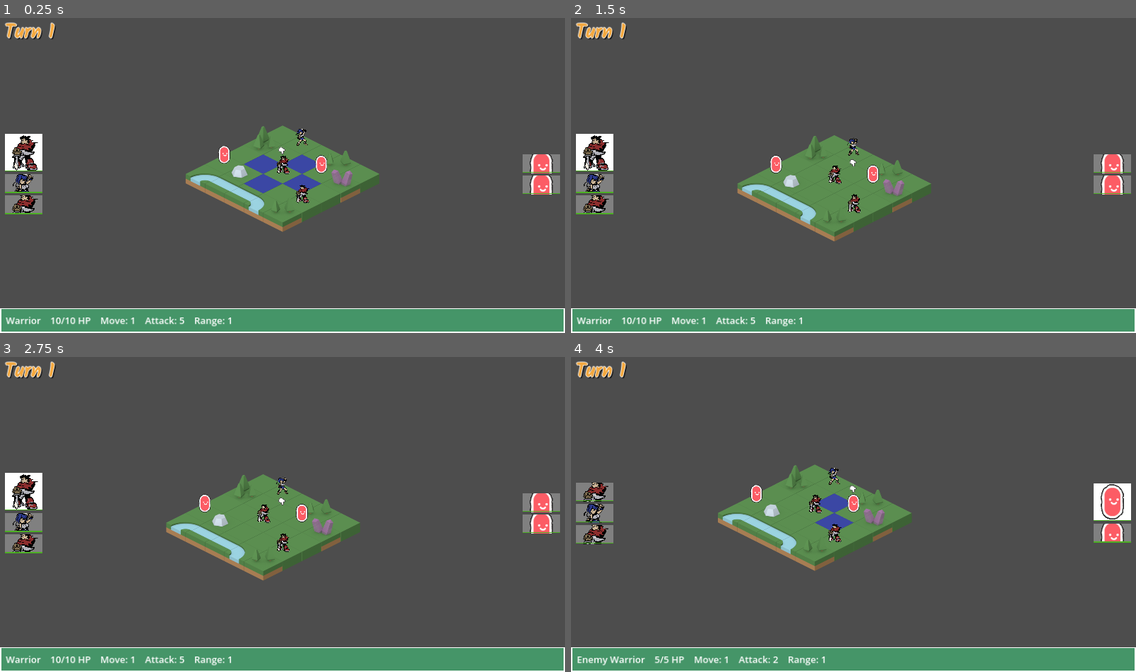
Above: before the commit, frames 1-4 (two rows, left to right).
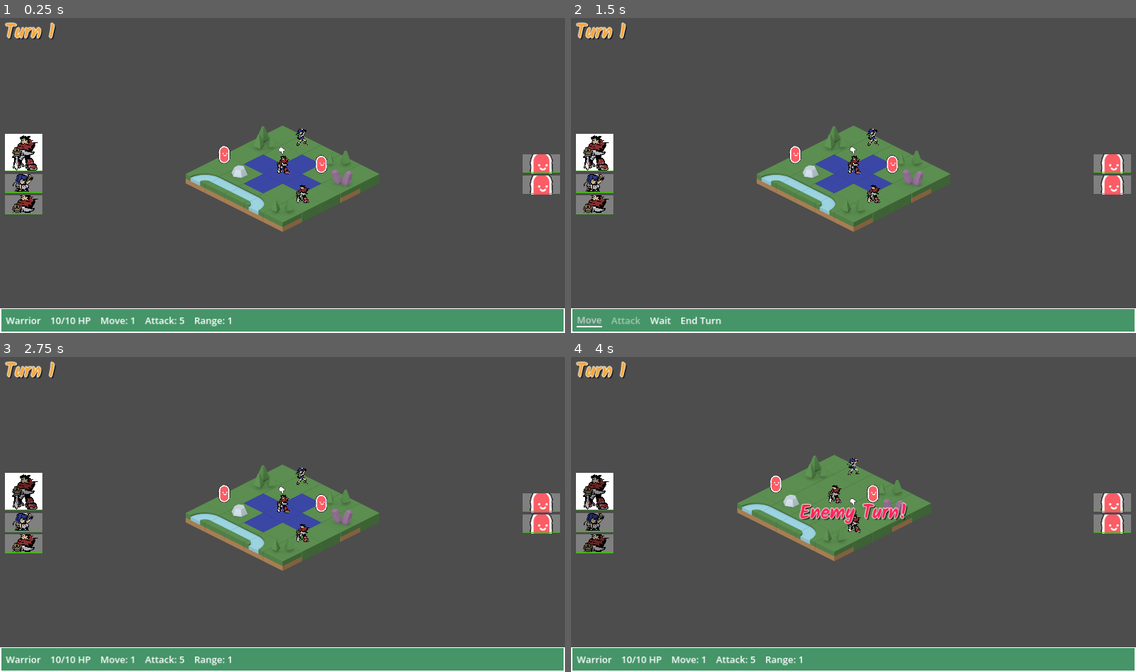
Above: after the commit, the same moments.

Repository: CreatedBySeb/godot-test
Game: Godot game, scene res://scenes/game.tscn
The game is run twice, just before and just after one commit, with the same random seed, the same clock (stepped at 60 frames per second) and the same inputs.
Inputs (mouse positions are in pixels of both pictures, inside the frame that each line leads up to):
- Up to frame 1 (0.25 s): no input
- Up to frame 2 (1.5 s): tap Enter (select, bound only after the commit) at 0.5, 0.8 s; move the mouse to (977, 159) at 0.52 s; hold Right (cursor_right) 0.53-1.25 s; click (977, 159) at 0.6 s; click (587, 320) at 1.25 s, where only the run after the commit has a clickable "Move"
- Up to frame 3 (2.75 s): click (90, 659) at 2 s, where only the run after the commit has a clickable "Wait"
- Up to frame 4 (4 s): tap Space at 2.75 s; move the mouse to (740, 530) at 2.77 s; hold Down (cursor_down) 2.78-3.5 s; tap Enter (select, bound only after the commit) at 2.85 s; click (740, 530) at 3.05 s; click (700, 659) at 3.5 s, where only the run after the commit has a clickable "End Turn"

The runs differ from the first frame. In frame 1, 0.2% of the frame differs, in the area x 46-54%, y 41-53%; in frame 2, 5.6%; in frame 3, 5.3%; in frame 4, 8.0%, in the area x 0-100%, y 31-98%.

Commit message:
Rework controls to use menus

Diff:
--- a/hud_regular_theme.tres
+++ b/hud_regular_theme.tres
@@ -1,4 +1,27 @@
-[gd_resource type="Theme" load_steps=2 format=3 uid="uid://588lbdpfgc1c"]
+[gd_resource type="Theme" load_steps=7 format=3 uid="uid://588lbdpfgc1c"]
+
+[sub_resource type="StyleBoxEmpty" id="StyleBoxEmpty_m4vc0"]
+
+[sub_resource type="StyleBoxFlat" id="StyleBoxFlat_kw71l"]
+bg_color = Color(1, 1, 1, 0)
+border_width_bottom = 4
+border_color = Color(1, 1, 1, 1)
+expand_margin_left = 4.0
+expand_margin_top = 4.0
+expand_margin_right = 4.0
+expand_margin_bottom = 4.0
+
+[sub_resource type="StyleBoxFlat" id="StyleBoxFlat_uljh4"]
+bg_color = Color(1, 1, 1, 0)
+border_width_bottom = 4
+border_color = Color(1, 1, 1, 1)
+
+[sub_resource type="StyleBoxEmpty" id="StyleBoxEmpty_qft8f"]
+
+[sub_resource type="StyleBoxFlat" id="StyleBoxFlat_iudux"]
+bg_color = Color(1, 1, 1, 0)
+border_width_bottom = 4
+border_color = Color(1, 1, 1, 1)
 
 [sub_resource type="StyleBoxFlat" id="StyleBoxFlat_lbfxv"]
 bg_color = Color(0.270588, 0.584314, 0.407843, 1)
@@ -10,6 +33,14 @@
 
 [resource]
 default_font_size = 32
+Button/colors/font_color = Color(1, 1, 1, 1)
+Button/colors/font_disabled_color = Color(1, 1, 1, 0.498039)
+Button/colors/font_pressed_color = Color(0.8, 0.8, 0.8, 1)
+Button/styles/disabled = SubResource("StyleBoxEmpty_m4vc0")
+Button/styles/focus = SubResource("StyleBoxFlat_kw71l")
+Button/styles/hover = SubResource("StyleBoxFlat_uljh4")
+Button/styles/normal = SubResource("StyleBoxEmpty_qft8f")
+Button/styles/pressed = SubResource("StyleBoxFlat_iudux")
 HBoxContainer/constants/separation = 32
 MarginContainer/constants/margin_bottom = 16
 MarginContainer/constants/margin_left = 16
--- a/project.godot
+++ b/project.godot
@@ -30,6 +30,45 @@
 
 [input]
 
+ui_select={
+"deadzone": 0.5,
+"events": [Object(InputEventJoypadButton,"resource_local_to_scene":false,"resource_name":"","device":0,"button_index":3,"pressure":0.0,"pressed":false,"script":null)
+, Object(InputEventKey,"resource_local_to_scene":false,"resource_name":"","device":0,"window_id":0,"alt_pressed":false,"shift_pressed":false,"ctrl_pressed":false,"meta_pressed":false,"pressed":false,"keycode":32,"physical_keycode":0,"key_label":0,"unicode":32,"echo":false,"script":null)
+, Object(InputEventKey,"resource_local_to_scene":false,"resource_name":"","device":-1,"window_id":0,"alt_pressed":false,"shift_pressed":false,"ctrl_pressed":false,"meta_pressed":false,"pressed":false,"keycode":4194309,"physical_keycode":0,"key_label":0,"unicode":0,"echo":false,"script":null)
+]
+}
+ui_left={
+"deadzone": 0.5,
+"events": [Object(InputEventKey,"resource_local_to_scene":false,"resource_name":"","device":0,"window_id":0,"alt_pressed":false,"shift_pressed":false,"ctrl_pressed":false,"meta_pressed":false,"pressed":false,"keycode":4194319,"physical_keycode":0,"key_label":0,"unicode":0,"echo":false,"script":null)
+, Object(InputEventJoypadButton,"resource_local_to_scene":false,"resource_name":"","device":0,"button_index":13,"pressure":0.0,"pressed":false,"script":null)
+, Object(InputEventJoypadMotion,"resource_local_to_scene":false,"resource_name":"","device":0,"axis":0,"axis_value":-1.0,"script":null)
+, Object(InputEventKey,"resource_local_to_scene":false,"resource_name":"","device":-1,"window_id":0,"alt_pressed":false,"shift_pressed":false,"ctrl_pressed":false,"meta_pressed":false,"pressed":false,"keycode":0,"physical_keycode":65,"key_label":0,"unicode":97,"echo":false,"script":null)
+]
+}
+ui_right={
+"deadzone": 0.5,
+"events": [Object(InputEventKey,"resource_local_to_scene":false,"resource_name":"","device":0,"window_id":0,"alt_pressed":false,"shift_pressed":false,"ctrl_pressed":false,"meta_pressed":false,"pressed":false,"keycode":4194321,"physical_keycode":0,"key_label":0,"unicode":0,"echo":false,"script":null)
+, Object(InputEventJoypadButton,"resource_local_to_scene":false,"resource_name":"","device":0,"button_index":14,"pressure":0.0,"pressed":false,"script":null)
+, Object(InputEventJoypadMotion,"resource_local_to_scene":false,"resource_name":"","device":0,"axis":0,"axis_value":1.0,"script":null)
+, Object(InputEventKey,"resource_local_to_scene":false,"resource_name":"","device":-1,"window_id":0,"alt_pressed":false,"shift_pressed":false,"ctrl_pressed":false,"meta_pressed":false,"pressed":false,"keycode":0,"physical_keycode":68,"key_label":0,"unicode":100,"echo":false,"script":null)
+]
+}
+ui_up={
+"deadzone": 0.5,
+"events": [Object(InputEventKey,"resource_local_to_scene":false,"resource_name":"","device":0,"window_id":0,"alt_pressed":false,"shift_pressed":false,"ctrl_pressed":false,"meta_pressed":false,"pressed":false,"keycode":4194320,"physical_keycode":0,"key_label":0,"unicode":0,"echo":false,"script":null)
+, Object(InputEventJoypadButton,"resource_local_to_scene":false,"resource_name":"","device":0,"button_index":11,"pressure":0.0,"pressed":false,"script":null)
+, Object(InputEventJoypadMotion,"resource_local_to_scene":false,"resource_name":"","device":0,"axis":1,"axis_value":-1.0,"script":null)
+, Object(InputEventKey,"resource_local_to_scene":false,"resource_name":"","device":-1,"window_id":0,"alt_pressed":false,"shift_pressed":false,"ctrl_pressed":false,"meta_pressed":false,"pressed":false,"keycode":0,"physical_keycode":87,"key_label":0,"unicode":119,"echo":false,"script":null)
+]
+}
+ui_down={
+"deadzone": 0.5,
+"events": [Object(InputEventKey,"resource_local_to_scene":false,"resource_name":"","device":0,"window_id":0,"alt_pressed":false,"shift_pressed":false,"ctrl_pressed":false,"meta_pressed":false,"pressed":false,"keycode":4194322,"physical_keycode":0,"key_label":0,"unicode":0,"echo":false,"script":null)
+, Object(InputEventJoypadButton,"resource_local_to_scene":false,"resource_name":"","device":0,"button_index":12,"pressure":0.0,"pressed":false,"script":null)
+, Object(InputEventJoypadMotion,"resource_local_to_scene":false,"resource_name":"","device":0,"axis":1,"axis_value":1.0,"script":null)
+, Object(InputEventKey,"resource_local_to_scene":false,"resource_name":"","device":-1,"window_id":0,"alt_pressed":false,"shift_pressed":false,"ctrl_pressed":false,"meta_pressed":false,"pressed":false,"keycode":0,"physical_keycode":83,"key_label":0,"unicode":115,"echo":false,"script":null)
+]
+}
 select_prev_unit={
 "deadzone": 0.5,
 "events": [Object(InputEventKey,"resource_local_to_scene":false,"resource_name":"","device":-1,"window_id":0,"alt_pressed":false,"shift_pressed":false,"ctrl_pressed":false,"meta_pressed":false,"pressed":false,"keycode":0,"physical_keycode":81,"key_label":0,"unicode":113,"echo":false,"script":null)
@@ -45,7 +84,7 @@
 "events": [Object(InputEventMouseButton,"resource_local_to_scene":false,"resource_name":"","device":-1,"window_id":0,"a …(257 unchanged characters)…
 ]
 }
-end_turn={
+cancel={
 "deadzone": 0.5,
 "events": [Object(InputEventKey,"resource_local_to_scene":false,"resource_name":"","device":-1,"window_id":0,"alt_press …(182 unchanged characters)…
 ]
@@ -86,6 +125,11 @@
 , Object(InputEventKey,"resource_local_to_scene":false,"resource_name":"","device":-1,"window_id":0,"alt_pressed":false,"shift_pressed":false,"ctrl_pressed":false,"meta_pressed":false,"pressed":false,"keycode":0,"physical_keycode":68,"key_label":0,"unicode":100,"echo":false,"script":null)
 ]
 }
+select={
+"deadzone": 0.5,
+"events": [Object(InputEventKey,"resource_local_to_scene":false,"resource_name":"","device":-1,"window_id":0,"alt_pressed":false,"shift_pressed":false,"ctrl_pressed":false,"meta_pressed":false,"pressed":false,"keycode":0,"physical_keycode":4194309,"key_label":0,"unicode":0,"echo":false,"script":null)
+]
+}
 
 [rendering]
 
--- a/scenes/damage_number.tscn
+++ b/scenes/damage_number.tscn
@@ -56,9 +56,9 @@
 }
 
 [node name="DamageNumber" type="Label"]
-offset_left = -40.0
+offset_left = -42.0
 offset_top = -26.0
-offset_right = 40.0
+offset_right = 38.0
 offset_bottom = 26.0
 theme = ExtResource("1_na3i6")
 theme_override_font_sizes/font_size = 32
--- a/scenes/hud.tscn
+++ b/scenes/hud.tscn
@@ -151,7 +151,7 @@
 size_flags_vertical = 4
 theme_override_constants/separation = 8
 
-[node name="PanelContainer" type="PanelContainer" parent="."]
+[node name="UnitInfo" type="PanelContainer" parent="."]
 anchors_preset = 12
 anchor_top = 1.0
 anchor_right = 1.0
@@ -162,43 +162,93 @@
 size_flags_vertical = 8
 theme = ExtResource("3_sjp1m")
 
-[node name="MarginContainer" type="MarginContainer" parent="PanelContainer"]
-layout_mode = 2
-theme = ExtResource("3_sjp1m")
-
-[node name="HBoxContainer" type="HBoxContainer" parent="PanelContainer/MarginContainer"]
-layout_mode = 2
-theme = ExtResource("3_sjp1m")
-
-[node name="UnitName" type="Label" parent="PanelContainer/MarginContainer/HBoxContainer"]
+[node name="MarginContainer" type="MarginContainer" parent="UnitInfo"]
+layout_mode = 2
+theme = ExtResource("3_sjp1m")
+
+[node name="HBoxContainer" type="HBoxContainer" parent="UnitInfo/MarginContainer"]
+layout_mode = 2
+theme = ExtResource("3_sjp1m")
+
+[node name="UnitName" type="Label" parent="UnitInfo/MarginContainer/HBoxContainer"]
 unique_name_in_owner = true
 layout_mode = 2
 theme = ExtResource("3_sjp1m")
 text = "Unit Name"
 
-[node name="UnitHealth" type="Label" parent="PanelContainer/MarginContainer/HBoxContainer"]
+[node name="UnitHealth" type="Label" parent="UnitInfo/MarginContainer/HBoxContainer"]
 unique_name_in_owner = true
 layout_mode = 2
 theme = ExtResource("3_sjp1m")
 text = "10/10 HP"
 
-[node name="UnitMoveRange" type="Label" parent="PanelContainer/MarginContainer/HBoxContainer"]
+[node name="UnitMoveRange" type="Label" parent="UnitInfo/MarginContainer/HBoxContainer"]
 unique_name_in_owner = true
 layout_mode = 2
 theme = ExtResource("3_sjp1m")
 text = "Move: 1"
 
-[node name="UnitAttack" type="Label" parent="PanelContainer/MarginContainer/HBoxContainer"]
+[node name="UnitAttack" type="Label" parent="UnitInfo/MarginContainer/HBoxContainer"]
 unique_name_in_owner = true
 layout_mode = 2
 theme = ExtResource("3_sjp1m")
 text = "Attack: 5"
 
-[node name="UnitAttackRange" type="Label" parent="PanelContainer/MarginContainer/HBoxContainer"]
+[node name="UnitAttackRange" type="Label" parent="UnitInfo/MarginContainer/HBoxContainer"]
 unique_name_in_owner = true
 layout_mode = 2
 theme = ExtResource("3_sjp1m")
 text = "Range: 1"
+
+[node name="ActionMenu" type="PanelContainer" parent="."]
+visible = false
+anchors_preset = 12
+anchor_top = 1.0
+anchor_right = 1.0
+anchor_bottom = 1.0
+offset_top = -4.0
+grow_horizontal = 2
+grow_vertical = 0
+size_flags_vertical = 8
+theme = ExtResource("3_sjp1m")
+
+[node name="MarginContainer" type="MarginContainer" parent="ActionMenu"]
+layout_mode = 2
+theme = ExtResource("3_sjp1m")
+
+[node name="HBoxContainer" type="HBoxContainer" parent="ActionMenu/MarginContainer"]
+layout_mode = 2
+theme = ExtResource("3_sjp1m")
+
+[node name="ButtonMove" type="Button" parent="ActionMenu/MarginContainer/HBoxContainer"]
+unique_name_in_owner = true
+layout_mode = 2
+focus_neighbor_left = NodePath("../ButtonEndTurn")
+focus_neighbor_right = NodePath("../ButtonAttack")
+toggle_mode = true
+text = "Move"
+
+[node name="ButtonAttack" type="Button" parent="ActionMenu/MarginContainer/HBoxContainer"]
+unique_name_in_owner = true
+layout_mode = 2
+focus_neighbor_left = NodePath("../ButtonMove")
+focus_neighbor_right = NodePath("../ButtonWait")
+toggle_mode = true
+text = "Attack"
+
+[node name="ButtonWait" type="Button" parent="ActionMenu/MarginContainer/HBoxContainer"]
+unique_name_in_owner = true
+layout_mode = 2
+focus_neighbor_left = NodePath("../ButtonAttack")
+focus_neighbor_right = NodePath("../ButtonEndTurn")
+text = "Wait"
+
+[node name="ButtonEndTurn" type="Button" parent="ActionMenu/MarginContainer/HBoxContainer"]
+unique_name_in_owner = true
+layout_mode = 2
+focus_neighbor_left = NodePath("../ButtonWait")
+focus_neighbor_right = NodePath("../ButtonMove")
+text = "End Turn"
 
 [node name="AnimationPlayer" type="AnimationPlayer" parent="."]
 libraries = {
@@ -211,9 +261,9 @@
 anchor_top = 0.5
 anchor_bottom = 0.5
 offset_left = 810.5
-offset_top = -51.5
+offset_top = 488.5
 offset_right = 1109.5
-offset_bottom = 51.5
+offset_bottom = 591.5
 grow_vertical = 2
 theme = ExtResource("2_psbrg")
 theme_override_colors/font_color = Color(0.129412, 0.658824, 1, 1)
@@ -228,9 +278,9 @@
 anchor_top = 0.5
 anchor_bottom = 0.5
 offset_left = 777.0
-offset_top = -51.5
+offset_top = 488.5
 offset_right = 1143.0
-offset_bottom = 51.5
+offset_bottom = 591.5
 grow_vertical = 2
 theme = ExtResource("2_psbrg")
 theme_override_colors/font_color = Color(1, 0.13, 0.3475, 1)
@@ -238,3 +288,8 @@
 text = "Enemy Turn!"
 horizontal_alignment = 1
 vertical_alignment = 1
+
+[connection signal="pressed" from="ActionMenu/MarginContainer/HBoxContainer/ButtonMove" to="." method="_on_move_pressed"]
+[connection signal="pressed" from="ActionMenu/MarginContainer/HBoxContainer/ButtonAttack" to="." method="_on_attack_pressed"]
+[connection signal="pressed" from="ActionMenu/MarginContainer/HBoxContainer/ButtonWait" to="." method="_on_wait_pressed"]
+[connection signal="pressed" from="ActionMenu/MarginContainer/HBoxContainer/ButtonEndTurn" to="." method="_on_end_turn_pressed"]
--- a/scripts/ActionOverlay.gd
+++ b/scripts/ActionOverlay.gd
@@ -1,4 +1,4 @@
-extends TileMap
+extends LevelMap
 class_name ActionOverlay
 
 const OVERLAY_LAYER = 0
--- a/scripts/Cursor.gd
+++ b/scripts/Cursor.gd
@@ -1,7 +1,13 @@
 extends Node2D
 class_name Cursor
 
+const FROZEN_COLOUR = Color(.75, .75, .75, 1)
+const NORMAL_COLOUR = Color(1, 1, 1, 1)
+
 @onready var level: LevelMap = %LevelMap
+
+@onready var animation_player: AnimationPlayer = $AnimationPlayer
+@onready var sprite: Sprite2D = $Sprite2D
 
 @export var location: Vector2 = Vector2.ZERO
 @export var location_offset: Vector2 = Vector2.ZERO
@@ -22,3 +28,13 @@
 		position = target.position + target_offset
 	else:
 		position = level.map_to_global(location) + location_offset
+
+
+func freeze():
+	animation_player.play("RESET")
+	sprite.modulate = FROZEN_COLOUR
+
+
+func unfreeze():
+	animation_player.play("default")
+	sprite.modulate = NORMAL_COLOUR
--- a/scripts/DamageNumber.gd
+++ b/scripts/DamageNumber.gd
@@ -1,6 +1,15 @@
 extends Label
 
+const HEALING_COLOUR = Color(.3, .69, .14, 1)
+
 @export var speed: float
+
+var healing: bool = false
+
+
+func _ready():
+	if healing:
+		add_theme_color_override("font_color", HEALING_COLOUR)
 
 
 # Called every frame. 'delta' is the elapsed time since the previous frame.
--- a/scripts/GameManager.gd
+++ b/scripts/GameManager.gd
@@ -1,5 +1,11 @@
 extends Node
 class_name GameManager
+
+enum CursorMode {
+	Select,
+	Menu,
+	Action,
+}
 
 const DIRECTIONS = [Vector2.UP, Vector2.RIGHT, Vector2.DOWN, Vector2.LEFT]
 
@@ -19,6 +25,7 @@
 	get:
 		return player_units + enemy_units
 
+var cursor_mode: = CursorMode.Select
 var player_turn = true
 var selected_unit = 0
 var turn = 1
@@ -48,59 +55,40 @@
 	elif Input.is_action_just_pressed("zoom_out"):
 		camera.decr_zoom()
 
-	if Input.is_action_just_pressed("cursor_up"):
-		move_cursor(Vector2.UP)
-	elif Input.is_action_just_pressed("cursor_down"):
-		move_cursor(Vector2.DOWN)
-	elif Input.is_action_just_pressed("cursor_right"):
-		move_cursor(Vector2.RIGHT)
-	elif Input.is_action_just_pressed("cursor_left"):
-		move_cursor(Vector2.LEFT)
-
-	if Input.is_action_just_pressed("click"):
-		var unit = all_units[selected_unit]
-		if unit not in player_units:
-			return
-
-		var mouse_pos = get_viewport().get_mouse_position()
-		var space_transform = camera.get_canvas_transform().affine_inverse()
-		var global_pos = space_transform * mouse_pos
-		var selected_tile = level.global_to_map(global_pos)
-
-		if not unit.moved:
-			move_unit(unit, selected_tile)
-		elif not unit.acted:
-			var target = unit_on_tile(selected_tile)
-			perform_attack(unit, target)
-
-		hud.update_hud()
-
-		if should_turn_end():
-			end_turn()
-
-	if Input.is_action_just_pressed("end_turn") and player_turn:
-		for unit in player_units:
-			unit.moved = true
-			unit.acted = true
-
-		hud.update_hud()
-		end_turn()
-
-	# TODO: Now that we have actions we should have a manual end turn too
-
-
-func should_turn_end() -> bool:
+	if cursor_mode != CursorMode.Menu:
+		if Input.is_action_just_pressed("cursor_up"):
+			move_cursor(Vector2.UP)
+		elif Input.is_action_just_pressed("cursor_down"):
+			move_cursor(Vector2.DOWN)
+		elif Input.is_action_just_pressed("cursor_right"):
+			move_cursor(Vector2.RIGHT)
+		elif Input.is_action_just_pressed("cursor_left"):
+			move_cursor(Vector2.LEFT)
+
+	if cursor_mode == CursorMode.Select and Input.is_action_just_pressed("select"):
+		cursor_mode = CursorMode.Menu
+		cursor.freeze()
+		hud.present_menu(cursor.target if cursor.target in player_units else null)
+
+
+func should_turn_end():
 	for unit in player_units:
 		if not unit.moved:
-			return false
+			return
 
 		if not unit.acted and unit.can_act:
-			return false
-
-	return true
+			return
+
+	end_turn()
 
 
 func end_turn():
+	for unit in player_units:
+		unit.moved = true
+		unit.acted = true
+
+	hud.update_hud()
+
 	# TODO: need to detect if all enemies have been defeated to speed up spawning more,
 	# can take 1 turn as a reward for clearing before next wave
 	player_turn = false
@@ -126,6 +114,9 @@
 			select_unit(index)
 			enemy_timer.start()
 			await enemy_timer.timeout
+			cursor.freeze()
+			enemy_timer.start()
+			await enemy_timer.timeout
 
 		var valid_moves = get_valid_moves(enemy.location, enemy.unit_class.move_range)
 		if len(valid_moves) == 0:
@@ -147,6 +138,7 @@
 				await enemy_timer.timeout
 
 		hud.update_hud()
+		cursor.unfreeze()
 		index += 1
 
 
@@ -179,7 +171,7 @@
 
 
 func get_valid_moves(from: Vector2, remaining_range: int) -> Array[Vector2]:
-	var valid_moves: Array[Vector2] = []
+	var valid_moves: Array[Vector2] = [from]
 
 	if remaining_range > 1:
 		for direction in DIRECTIONS:
@@ -238,25 +230,35 @@
 
 
 func move_cursor(direction: Vector2):
+	if cursor_mode == CursorMode.Menu:
+		return
+
+	var map = level if cursor_mode == CursorMode.Select else action_overlay
 	var new_location: Vector2 = cursor.location
 
 	if cursor.target:
-		new_location = level.global_to_map(cursor.target.position) + direction
+		new_location = map.global_to_map(cursor.target.position) + direction
 	else:
 		new_location += direction
 
-	if not level.get_cell_tile_data(0, new_location):
+	if not map.get_cell_tile_data(0, new_location):
 		return
 
 	var unit = unit_on_tile(new_location)
 	if unit:
-		select_unit(all_units.find(unit))
+		if cursor_mode == CursorMode.Select:
+			select_unit(all_units.find(unit))
+		else:
+			cursor.target = unit
+			camera.target = unit
 	else:
 		cursor.target = null
 		cursor.location = new_location
-		action_overlay.clear()
 		camera.target = null
-		camera.position = level.map_to_global(new_location)
+		camera.position = map.map_to_global(new_location)
+
+		if cursor_mode == CursorMode.Select:
+			action_overlay.clear()
 
 
 
--- a/scripts/HUD.gd
+++ b/scripts/HUD.gd
@@ -2,18 +2,57 @@
 
 const UnitPreview = preload("res://scenes/unit_preview.tscn")
 
+@onready var button_attack: Button = %ButtonAttack
+@onready var button_end_turn: Button = %ButtonEndTurn
+@onready var button_move: Button = %ButtonMove
+@onready var button_wait: Button = %ButtonWait
 @onready var unit_attack: Label = %UnitAttack
 @onready var unit_attack_range: Label = %UnitAttackRange
 @onready var unit_health: Label = %UnitHealth
 @onready var unit_move_range: Label = %UnitMoveRange
 @onready var unit_name: Label = %UnitName
 
+@onready var action_menu: PanelContainer = $ActionMenu
 @onready var animation_player: AnimationPlayer = $AnimationPlayer
 @onready var enemy_previews: VBoxContainer = $MarginContainer/EnemyPreviews
 @onready var player_previews: VBoxContainer = $MarginContainer/PlayerPreviews
 @onready var turn_number: Label = $MarginContainer/TurnNumber
 
+var menu_active: bool:
+	get:
+		return action_menu.visible
+
 var game: GameManager
+var selected_unit: Unit
+
+
+func _process(delta):
+	if Input.is_action_just_pressed("cancel"):
+		if game.cursor_mode == game.CursorMode.Action:
+			game.cursor_mode = game.CursorMode.Menu
+			game.cursor.target = selected_unit
+			game.cursor.freeze()
+			game.camera.target = selected_unit
+			reset_buttons()
+			present_menu(selected_unit)
+		elif game.cursor_mode == game.CursorMode.Menu:
+			close_menus()
+
+	if Input.is_action_just_pressed("select") and game.cursor_mode == game.CursorMode.Action:
+		var cursor = game.cursor
+
+		if button_move.button_pressed:
+			var location = cursor.target.location if cursor.target else cursor.location
+			game.move_unit(selected_unit, location)
+			cursor.target = selected_unit
+		else:
+			var target = cursor.target
+			game.camera.target = selected_unit
+			cursor.target = selected_unit
+			game.perform_attack(selected_unit, target)
+
+		close_menus()
+		game.should_turn_end()
 
 
 func update_hud() -> void:
@@ -50,3 +89,61 @@
 func enemy_move() -> void:
 	animation_player.play("enemy_turn")
 	await animation_player.animation_finished
+
+
+func present_menu(unit: Unit) -> void:
+	selected_unit = unit
+	action_menu.visible = true
+	game.cursor.freeze()
+
+	button_move.disabled = not unit or unit.moved
+	button_attack.disabled = not unit or unit.acted or not unit.can_act
+	button_wait.disabled = not unit or unit.acted
+
+	if not unit:
+		button_end_turn.grab_focus()
+	elif not unit.moved:
+		button_move.grab_focus()
+	elif unit.can_act:
+		button_attack.grab_focus()
+	else:
+		button_wait.grab_focus()
+
+
+func reset_buttons():
+	button_attack.button_pressed = false
+	button_move.button_pressed = false
+
+
+func close_menus() -> void:
+	selected_unit = null
+	action_menu.visible = false
+	reset_buttons()
+	game.cursor_mode = game.CursorMode.Select
+	game.cursor.unfreeze()
+
+
+func _on_end_turn_pressed():
+	close_menus()
+	game.end_turn()
+
+
+func _on_move_pressed():
+	button_move.release_focus()
+	game.action_overlay.display_moves(selected_unit)
+	game.cursor_mode = game.CursorMode.Action
+	game.cursor.unfreeze()
+
+
+func _on_attack_pressed():
+	button_attack.release_focus()
+	game.action_overlay.display_actions(selected_unit, true)
+	game.cursor_mode = game.CursorMode.Action
+	game.cursor.unfreeze()
+
+
+func _on_wait_pressed():
+	selected_unit.wait()
+	update_hud()
+	close_menus()
+	game.should_turn_end()
--- a/scripts/Unit.gd
+++ b/scripts/Unit.gd
@@ -89,3 +89,17 @@
 func set_flip(direction: Vector2):
 	if direction.x != -direction.y:
 		sprite.flip_h = direction.x > 0 or direction.y > 0
+
+
+func wait():
+	var old_health = health
+	acted = true
+	moved = true
+	health = clamp(health + 2, 0, unit_class.max_health)
+
+	if old_health != health:
+		var damage_number = DamageNumber.instantiate()
+		damage_number.healing = true
+		damage_number.text = str(health - old_health)
+		damage_number.position = position + Vector2(-42, -96)
+		get_parent().add_child(damage_number)
--- a/shaders/outline.gdshader
+++ b/shaders/outline.gdshader
@@ -2,8 +2,11 @@
 
 uniform vec4 line_color: source_color = vec4(1);
 uniform float line_thickness: hint_range(0.0, 10.0) = 1.0;
+varying flat vec4 modulate;
 
 void fragment() {
+	modulate = COLOR;
+
 	vec2 size = TEXTURE_PIXEL_SIZE * line_thickness;
 
 	float outline = texture(TEXTURE, UV + vec2(-size.x, 0)).a;
@@ -16,6 +19,6 @@
 	outline += texture(TEXTURE, UV + vec2(size.x, -size.y)).a;
 	outline = min(outline, 1.0);
 
-	vec4 color = texture(TEXTURE, UV);
+	vec4 color = texture(TEXTURE, UV) * modulate;
 	COLOR = mix(color, line_color, outline - color.a);
 }
